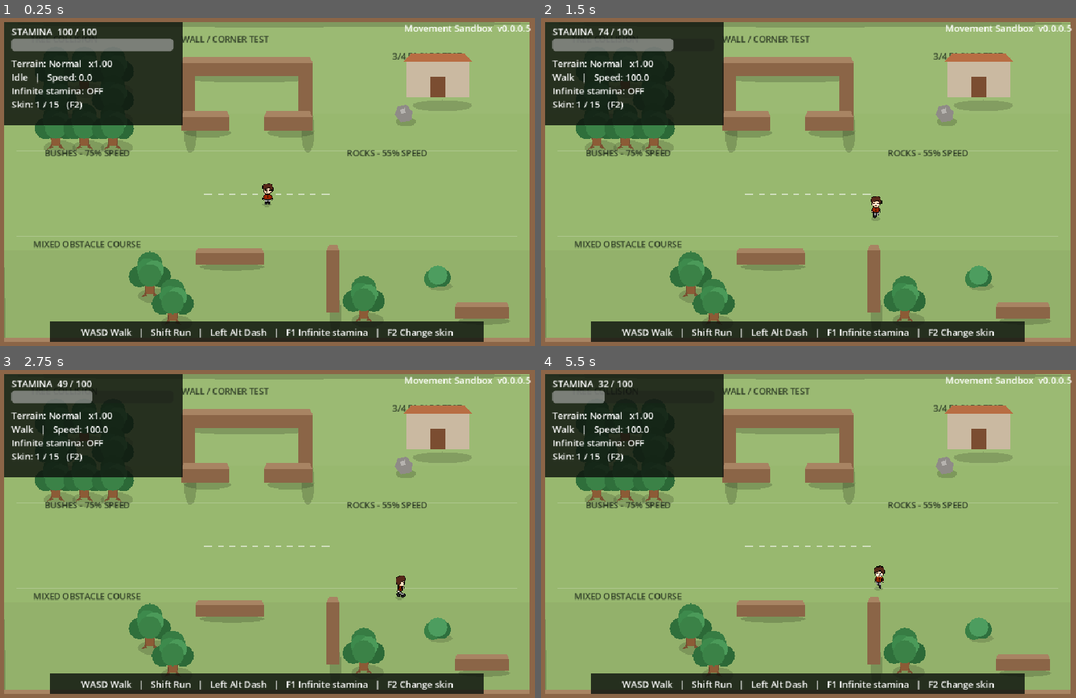
Above: before the commit, frames 1-4 (two rows, left to right).
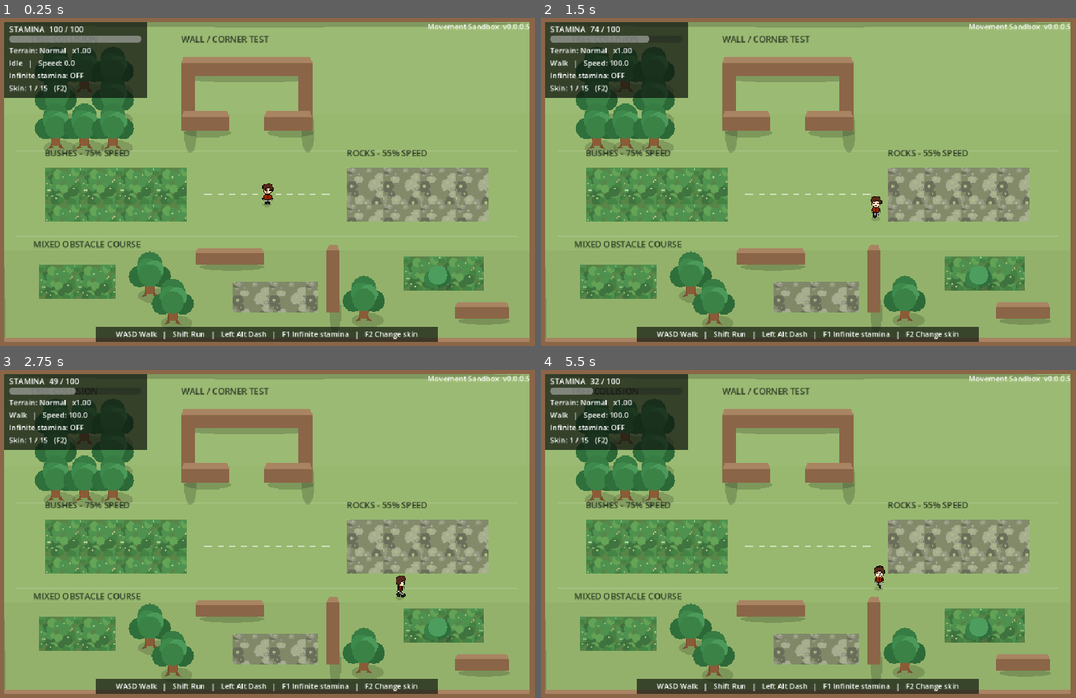
Above: after the commit, the same moments.

Repository: skrtalex/testing-with-codex
Game: Godot game, scene res://scenes/Main.tscn
Same seed, same stepped clock (60 frames per second), same inputs: the game is played once before the commit and once after it.
Inputs:
- Up to frame 1 (0.25 s): no input
- Up to frame 2 (1.5 s): tap Enter at 0.5 s; hold D 0.53-1.28 s; tap Alt at 0.6 s; hold S from 1.28 s (still down); tap Shift at 1.35 s
- Up to frame 3 (2.75 s): release S at 2.03 s; hold D from 2.03 s (still down); tap Alt at 2.1 s
- Up to frame 4 (5.5 s): release D at 2.78 s; hold W 2.78-3.53 s; tap Shift at 2.85, 4.35 s; hold A 3.53-5.03 s; tap Alt at 3.6, 5.1 s; hold S from 5.03 s (still down)

The runs differ from the first frame. In frame 1, 25% of the frame differs, in the area x 0-100%, y 1-99%; in frame 2, 25%; in frame 3, 24%; in frame 4, 24%.

Commit message:
Clean up sandbox HUD and terrain visuals

Diff:
--- a/scenes/Main.tscn
+++ b/scenes/Main.tscn
@@ -52,23 +52,23 @@
 
 [node name="TopLeft" type="Control" parent="HUD/Root"]
 layout_mode = 0
-offset_right = 314.0
-offset_bottom = 182.0
+offset_right = 252.0
+offset_bottom = 134.0
 mouse_filter = 2
 
 [node name="HudPanel" type="ColorRect" parent="HUD/Root/TopLeft"]
 layout_mode = 0
-offset_right = 314.0
-offset_bottom = 182.0
-color = Color(0.05, 0.07, 0.05, 0.82)
+offset_right = 252.0
+offset_bottom = 134.0
+color = Color(0.05, 0.07, 0.05, 0.72)
 mouse_filter = 2
 
 [node name="StaminaBar" type="ProgressBar" parent="HUD/Root/TopLeft"]
 layout_mode = 0
-offset_left = 14.0
-offset_top = 30.0
-offset_right = 298.0
-offset_bottom = 52.0
+offset_left = 10.0
+offset_top = 25.0
+offset_right = 242.0
+offset_bottom = 37.0
 max_value = 100.0
 value = 100.0
 show_percentage = false
@@ -76,69 +76,75 @@
 
 [node name="StaminaText" type="Label" parent="HUD/Root/TopLeft"]
 layout_mode = 0
-offset_left = 14.0
-offset_top = 6.0
-offset_right = 298.0
-offset_bottom = 28.0
+offset_left = 10.0
+offset_top = 4.0
+offset_right = 242.0
+offset_bottom = 23.0
+theme_override_font_sizes/font_size = 14
 text = "STAMINA 100 / 100"
 mouse_filter = 2
 
 [node name="TerrainText" type="Label" parent="HUD/Root/TopLeft"]
 layout_mode = 0
-offset_left = 14.0
-offset_top = 62.0
-offset_right = 298.0
-offset_bottom = 84.0
+offset_left = 10.0
+offset_top = 42.0
+offset_right = 242.0
+offset_bottom = 61.0
+theme_override_font_sizes/font_size = 13
 text = "Terrain: Normal x1.00"
 mouse_filter = 2
 
 [node name="MovementText" type="Label" parent="HUD/Root/TopLeft"]
 layout_mode = 0
-offset_left = 14.0
-offset_top = 86.0
-offset_right = 298.0
-offset_bottom = 108.0
+offset_left = 10.0
+offset_top = 64.0
+offset_right = 242.0
+offset_bottom = 83.0
+theme_override_font_sizes/font_size = 13
 text = "Idle | Speed: 0"
 mouse_filter = 2
 
 [node name="DebugText" type="Label" parent="HUD/Root/TopLeft"]
 layout_mode = 0
-offset_left = 14.0
-offset_top = 110.0
-offset_right = 298.0
-offset_bottom = 132.0
+offset_left = 10.0
+offset_top = 86.0
+offset_right = 242.0
+offset_bottom = 105.0
+theme_override_font_sizes/font_size = 13
 text = "Infinite stamina: OFF"
 mouse_filter = 2
 
 
 [node name="SkinText" type="Label" parent="HUD/Root/TopLeft"]
 layout_mode = 0
-offset_left = 14.0
-offset_top = 134.0
-offset_right = 298.0
-offset_bottom = 156.0
+offset_left = 10.0
+offset_top = 108.0
+offset_right = 242.0
+offset_bottom = 127.0
+theme_override_font_sizes/font_size = 13
 text = "Skin: 1 / 15"
 mouse_filter = 2
 
 [node name="BottomControls" type="Control" parent="HUD/Root"]
 layout_mode = 0
-offset_right = 760.0
-offset_bottom = 36.0
+offset_right = 600.0
+offset_bottom = 28.0
 mouse_filter = 2
 
 [node name="ControlsPanel" type="ColorRect" parent="HUD/Root/BottomControls"]
 layout_mode = 0
-offset_right = 760.0
-offset_bottom = 36.0
-color = Color(0.05, 0.07, 0.05, 0.82)
+offset_right = 600.0
+offset_bottom = 28.0
+color = Color(0.05, 0.07, 0.05, 0.68)
 mouse_filter = 2
 
 [node name="ControlsText" type="Label" parent="HUD/Root/BottomControls"]
 layout_mode = 0
-offset_left = 12.0
-offset_top = 6.0
-offset_right = 748.0
-offset_bottom = 30.0
+offset_left = 8.0
+offset_top = 4.0
+offset_right = 592.0
+offset_bottom = 24.0
+theme_override_font_sizes/font_size = 13
 text = "WASD Walk | Shift Run | Left Alt Dash | F1 Infinite stamina | F2 Change skin"
 horizontal_alignment = 1
 mouse_filter = 2
@@ -149,4 +155,5 @@
 offset_bottom = 26.0
 text = "Movement Sandbox v0.0.0.5"
 horizontal_alignment = 2
+theme_override_font_sizes/font_size = 13
 mouse_filter = 2
--- a/scripts/main.gd
+++ b/scripts/main.gd
@@ -5,26 +5,30 @@
 const ROCK_TEXTURE := preload("res://assets/terrain/rock_tile.png")
 
 const HUD_MARGIN := 18.0
-const TOP_LEFT_SIZE := Vector2(314.0, 182.0)
-const BOTTOM_SIZE := Vector2(760.0, 36.0)
+const BOTTOM_SIZE := Vector2(600.0, 28.0)
 const VERSION_SIZE := Vector2(240.0, 26.0)
 
 var config: Dictionary = {}
 var terrain_config: Dictionary = {}
 
-@onready var player: DemoPlayer = $Player
-@onready var top_left_hud: Control = $HUD/Root/TopLeft
-@onready var bottom_controls: Control = $HUD/Root/BottomControls
-@onready var version_text: Label = $HUD/Root/VersionText
-@onready var stamina_bar: ProgressBar = $HUD/Root/TopLeft/StaminaBar
-@onready var stamina_text: Label = $HUD/Root/TopLeft/StaminaText
-@onready var terrain_text: Label = $HUD/Root/TopLeft/TerrainText
-@onready var movement_text: Label = $HUD/Root/TopLeft/MovementText
-@onready var debug_text: Label = $HUD/Root/TopLeft/DebugText
-@onready var skin_text: Label = $HUD/Root/TopLeft/SkinText
-@onready var controls_text: Label = $HUD/Root/BottomControls/ControlsText
+var player: DemoPlayer
+var top_left_hud: Control
+var bottom_controls: Control
+var version_text: Label
+var stamina_bar: ProgressBar
+var stamina_text: Label
+var terrain_text: Label
+var movement_text: Label
+var debug_text: Label
+var skin_text: Label
+var controls_text: Label
 
 func _ready() -> void:
+    print("Main: initializing movement sandbox")
+    if not _find_scene_nodes():
+        push_error("Main: required scene nodes are missing; initialization stopped.")
+        return
+
     config = GameConfig.load_data()
     terrain_config = config.get("terrain", {})
 
@@ -39,16 +43,58 @@
     _on_infinite_stamina_changed(player.infinite_stamina)
     _on_skin_changed(player.current_skin, player.get_skin_count())
 
-    get_viewport().size_changed.connect(_update_layout)
+    if not get_viewport().size_changed.is_connected(_update_layout):
+        get_viewport().size_changed.connect(_update_layout)
+    print("Main: player signals and viewport layout callback connected")
     _update_layout()
     queue_redraw()
 
+func _find_scene_nodes() -> bool:
+    player = get_node_or_null("Player") as DemoPlayer
+    top_left_hud = get_node_or_null("HUD/Root/TopLeft") as Control
+    bottom_controls = get_node_or_null("HUD/Root/BottomControls") as Control
+    version_text = get_node_or_null("HUD/Root/VersionText") as Label
+    stamina_bar = get_node_or_null("HUD/Root/TopLeft/StaminaBar") as ProgressBar
+    stamina_text = get_node_or_null("HUD/Root/TopLeft/StaminaText") as Label
+    terrain_text = get_node_or_null("HUD/Root/TopLeft/TerrainText") as Label
+    movement_text = get_node_or_null("HUD/Root/TopLeft/MovementText") as Label
+    debug_text = get_node_or_null("HUD/Root/TopLeft/DebugText") as Label
+    skin_text = get_node_or_null("HUD/Root/TopLeft/SkinText") as Label
+    controls_text = get_node_or_null("HUD/Root/BottomControls/ControlsText") as Label
+
+    var required_nodes: Dictionary = {
+        "Player": player,
+        "HUD/Root/TopLeft": top_left_hud,
+        "HUD/Root/BottomControls": bottom_controls,
+        "HUD/Root/VersionText": version_text,
+        "HUD/Root/TopLeft/StaminaBar": stamina_bar,
+        "HUD/Root/TopLeft/StaminaText": stamina_text,
+        "HUD/Root/TopLeft/TerrainText": terrain_text,
+        "HUD/Root/TopLeft/MovementText": movement_text,
+        "HUD/Root/TopLeft/DebugText": debug_text,
+        "HUD/Root/TopLeft/SkinText": skin_text,
+        "HUD/Root/BottomControls/ControlsText": controls_text,
+    }
+    var all_found := true
+    for node_path in required_nodes:
+        if required_nodes[node_path] == null:
+            push_error("Main: missing required node '%s'." % node_path)
+            all_found = false
+    if all_found:
+        print("Main: all required scene nodes found")
+    return all_found
+
 func _connect_player_signals() -> void:
-    player.stamina_changed.connect(_on_stamina_changed)
-    player.terrain_changed.connect(_on_terrain_changed)
-    player.infinite_stamina_changed.connect(_on_infinite_stamina_changed)
-    player.movement_state_changed.connect(_on_movement_state_changed)
-    player.skin_changed.connect(_on_skin_changed)
+    if not player.stamina_changed.is_connected(_on_stamina_changed):
+        player.stamina_changed.connect(_on_stamina_changed)
+    if not player.terrain_changed.is_connected(_on_terrain_changed):
+        player.terrain_changed.connect(_on_terrain_changed)
+    if not player.infinite_stamina_changed.is_connected(_on_infinite_stamina_changed):
+        player.infinite_stamina_changed.connect(_on_infinite_stamina_changed)
+    if not player.movement_state_changed.is_connected(_on_movement_state_changed):
+        player.movement_state_changed.connect(_on_movement_state_changed)
+    if not player.skin_changed.is_connected(_on_skin_changed):
+        player.skin_changed.connect(_on_skin_changed)
 
 func _update_layout() -> void:
     var viewport_size := get_viewport_rect().size
@@ -60,7 +106,8 @@
     scale = Vector2.ONE * world_scale
     position = (viewport_size - (MAP_SIZE * world_scale)) * 0.5
 
-    var ui_scale := clampf(world_scale, 0.85, 1.55)
+    # Keep screen-space diagnostics compact instead of scaling them with the world.
+    var ui_scale := clampf(minf(viewport_size.x / MAP_SIZE.x, viewport_size.y / MAP_SIZE.y), 0.8, 1.15)
     top_left_hud.scale = Vector2.ONE * ui_scale
     top_left_hud.position = Vector2(HUD_MARGIN, HUD_MARGIN)
 
@@ -115,10 +162,8 @@
     _add_solid_rect(Rect2(585, 420, 22, 110), "Wall")
     _add_solid_rect(Rect2(810, 520, 95, 20), "Wall")
 
-    # A few explicit 3/4 decorative objects to sell the new angle.
-    _add_boulder(Vector2(720, 180), 18.0)
+    # A decorative bush remains inside the mixed obstacle course.
     _add_bush(Vector2(780, 470), Vector2(26.0, 18.0))
-    _add_facade(Vector2(780, 120), Vector2(110.0, 62.0))
 
 func _set_y_sort(node: Node2D, sort_y: float) -> void:
     node.z_index = int(round(sort_y))
@@ -239,42 +284,6 @@
     blob.color = color
     parent.add_child(blob)
 
-func _add_boulder(pos: Vector2, radius: float) -> void:
-    var node := Node2D.new()
-    node.position = pos
-    _set_y_sort(node, pos.y)
-
-    var shadow := Polygon2D.new()
-    shadow.polygon = _ellipse_polygon(radius * 1.0, radius * 0.42, 18)
-    shadow.position = Vector2(4.0, radius * 0.8)
-    shadow.color = Color(0, 0, 0, 0.18)
-    shadow.z_index = -2
-    node.add_child(shadow)
-
-    var rock := Polygon2D.new()
-    rock.polygon = PackedVector2Array([
-        Vector2(-radius * 0.9, radius * 0.1),
-        Vector2(-radius * 0.55, -radius * 0.7),
-        Vector2(radius * 0.25, -radius * 0.9),
-        Vector2(radius * 0.85, -radius * 0.2),
-        Vector2(radius * 0.75, radius * 0.65),
-        Vector2(-radius * 0.25, radius * 0.85)
-    ])
-    rock.color = Color("8f8b87")
-    node.add_child(rock)
-
-    var highlight := Polygon2D.new()
-    highlight.polygon = PackedVector2Array([
-        Vector2(-radius * 0.4, -radius * 0.35),
-        Vector2(radius * 0.1, -radius * 0.55),
-        Vector2(radius * 0.2, -radius * 0.1),
-        Vector2(-radius * 0.2, 0.0)
-    ])
-    highlight.color = Color("b6b3af")
-    node.add_child(highlight)
-
-    add_child(node)
-
 func _add_bush(pos: Vector2, size: Vector2) -> void:
     var node := Node2D.new()
     node.position = pos
@@ -293,50 +302,12 @@
 
     add_child(node)
 
-func _add_facade(pos: Vector2, size: Vector2) -> void:
-    var node := Node2D.new()
-    node.position = pos
-    _set_y_sort(node, pos.y + size.y)
-
-    var shadow := Polygon2D.new()
-    shadow.polygon = _ellipse_polygon(size.x * 0.48, 10.0, 20)
-    shadow.position = Vector2(8.0, size.y * 0.55 + 12.0)
-    shadow.color = Color(0, 0, 0, 0.16)
-    shadow.z_index = -2
-    node.add_child(shadow)
-
-    var wall := Polygon2D.new()
-    wall.polygon = PackedVector2Array([
-        Vector2(-size.x * 0.5, -size.y * 0.5), Vector2(size.x * 0.5, -size.y * 0.5),
-        Vector2(size.x * 0.5, size.y * 0.5), Vector2(-size.x * 0.5, size.y * 0.5)
-    ])
-    wall.color = Color("cab9a1")
-    node.add_child(wall)
-
-    var roof := Polygon2D.new()
-    roof.polygon = PackedVector2Array([
-        Vector2(-size.x * 0.55, -size.y * 0.5), Vector2(size.x * 0.55, -size.y * 0.5),
-        Vector2(size.x * 0.43, -size.y * 0.72), Vector2(-size.x * 0.43, -size.y * 0.72)
-    ])
-    roof.color = Color("b86d43")
-    node.add_child(roof)
-
-    var door := Polygon2D.new()
-    var door_w := size.x * 0.24
-    var door_h := size.y * 0.58
-    door.polygon = PackedVector2Array([
-        Vector2(-door_w * 0.5, size.y * 0.5), Vector2(door_w * 0.5, size.y * 0.5),
-        Vector2(door_w * 0.5, size.y * 0.5 - door_h), Vector2(-door_w * 0.5, size.y * 0.5 - door_h)
-    ])
-    door.color = Color("7b4d31")
-    node.add_child(door)
-
-    add_child(node)
-
 func _add_terrain_rect(rect: Rect2, terrain_name: String) -> void:
     var area := Area2D.new()
     area.name = "%sTerrain" % terrain_name.capitalize()
-    area.z_index = -5
+    # At z = -5 these polygons rendered behind Main's opaque background draw.
+    # z = 0 keeps them above the background and below y-sorted world objects.
+    area.z_index = 0
     area.collision_layer = 2
     area.collision_mask = 0
     area.position = rect.get_center()
@@ -430,8 +401,6 @@
     _draw_zone_label(Vector2(90, 255), "BUSHES - 75% SPEED")
     _draw_zone_label(Vector2(620, 255), "ROCKS - 55% SPEED")
     _draw_zone_label(Vector2(70, 415), "MIXED OBSTACLE COURSE")
-    _draw_zone_label(Vector2(700, 85), "3/4 FACADE TEST")
-
     draw_dashed_line(Vector2(370, 322), Vector2(590, 322), Color(1, 1, 1, 0.55), 2.0, 10.0)
 
 func _draw_zone_label(pos: Vector2, text: String) -> void:
--- a/scripts/player.gd
+++ b/scripts/player.gd
@@ -51,13 +51,28 @@
 var visual_state := "Idle"
 var animation_time := 0.0
 
-@onready var terrain_detector: Area2D = $TerrainDetector
-@onready var character_sprite: Sprite2D = $CharacterSprite
+var terrain_detector: Area2D
+var character_sprite: Sprite2D
 
 func _ready() -> void:
+    print("DemoPlayer: initializing")
+    terrain_detector = get_node_or_null("TerrainDetector") as Area2D
+    character_sprite = get_node_or_null("CharacterSprite") as Sprite2D
+    if terrain_detector == null or character_sprite == null:
+        if terrain_detector == null:
+            push_error("DemoPlayer: missing required node 'TerrainDetector'.")
+        if character_sprite == null:
+            push_error("DemoPlayer: missing required node 'CharacterSprite'.")
+        set_physics_process(false)
+        set_process_unhandled_input(false)
+        return
+
     _load_config()
-    terrain_detector.area_entered.connect(_on_terrain_entered)
-    terrain_detector.area_exited.connect(_on_terrain_exited)
+    if not terrain_detector.area_entered.is_connected(_on_terrain_entered):
+        terrain_detector.area_entered.connect(_on_terrain_entered)
+    if not terrain_detector.area_exited.is_connected(_on_terrain_exited):
+        terrain_detector.area_exited.connect(_on_terrain_exited)
+    print("DemoPlayer: terrain callbacks connected")
 
     character_sprite.position.y = sprite_offset_y
     _apply_skin(current_skin)
@@ -81,24 +96,24 @@
     var visuals_cfg: Dictionary = player_cfg.get("visuals", {})
     var debug_cfg: Dictionary = config.get("debug", {})
 
-    max_stamina = float(base_stats.get("max_stamina", max_stamina))
+    max_stamina = maxf(0.0, float(base_stats.get("max_stamina", max_stamina)))
     stamina = max_stamina
 
-    walk_speed = float(movement.get("walk_speed", walk_speed))
-    run_speed = float(movement.get("run_speed", run_speed))
-    dash_speed = float(movement.get("dash_speed", dash_speed))
-    dash_duration = float(movement.get("dash_duration", dash_duration))
-    dash_cost = float(movement.get("dash_cost", dash_cost))
-    dash_cooldown = float(movement.get("dash_cooldown", dash_cooldown))
-
-    run_cost_per_second = float(stamina_cfg.get("run_cost_per_second", run_cost_per_second))
-    stamina_regen_per_second = float(stamina_cfg.get("regen_per_second", stamina_regen_per_second))
-    stamina_regen_delay = float(stamina_cfg.get("regen_delay", stamina_regen_delay))
+    walk_speed = maxf(0.0, float(movement.get("walk_speed", walk_speed)))
+    run_speed = maxf(0.0, float(movement.get("run_speed", run_speed)))
+    dash_speed = maxf(0.0, float(movement.get("dash_speed", dash_speed)))
+    dash_duration = maxf(0.0, float(movement.get("dash_duration", dash_duration)))
+    dash_cost = maxf(0.0, float(movement.get("dash_cost", dash_cost)))
+    dash_cooldown = maxf(0.0, float(movement.get("dash_cooldown", dash_cooldown)))
+
+    run_cost_per_second = maxf(0.0, float(stamina_cfg.get("run_cost_per_second", run_cost_per_second)))
+    stamina_regen_per_second = maxf(0.0, float(stamina_cfg.get("regen_per_second", stamina_regen_per_second)))
+    stamina_regen_delay = maxf(0.0, float(stamina_cfg.get("regen_delay", stamina_regen_delay)))
 
     current_skin = clampi(int(visuals_cfg.get("default_skin", current_skin)), 0, SKIN_COUNT - 1)
-    walk_animation_fps = float(visuals_cfg.get("walk_animation_fps", walk_animation_fps))
-    run_animation_fps = float(visuals_cfg.get("run_animation_fps", run_animation_fps))
-    dash_animation_fps = float(visuals_cfg.get("dash_animation_fps", dash_animation_fps))
+    walk_animation_fps = maxf(0.0, float(visuals_cfg.get("walk_animation_fps", walk_animation_fps)))
+    run_animation_fps = maxf(0.0, float(visuals_cfg.get("run_animation_fps", run_animation_fps)))
+    dash_animation_fps = maxf(0.0, float(visuals_cfg.get("dash_animation_fps", dash_animation_fps)))
     sprite_offset_y = float(visuals_cfg.get("sprite_offset_y", sprite_offset_y))
 
     infinite_stamina = bool(debug_cfg.get("infinite_stamina_default", false))
@@ -200,8 +215,12 @@
 
     if not infinite_stamina:
         _spend_stamina(dash_cost)
+    print("DemoPlayer: dash started in direction %s" % dash_direction)
 
 func _apply_skin(index: int) -> void:
+    if character_sprite == null:
+        push_error("DemoPlayer: cannot apply a skin without 'CharacterSprite'.")
+        return
     current_skin = (index + SKIN_COUNT) % SKIN_COUNT
     var path := SKIN_PATH_TEMPLATE % (current_skin + 1)
     var loaded_texture := load(path) as Texture2D
@@ -288,7 +307,7 @@
 
     terrain_overlaps[area.get_instance_id()] = {
         "name": str(area.get_meta("terrain_name")),
-        "multiplier": float(area.get_meta("movement_multiplier", 1.0))
+        "multiplier": maxf(0.0, float(area.get_meta("movement_multiplier", 1.0)))
     }
     _recalculate_terrain()
 
